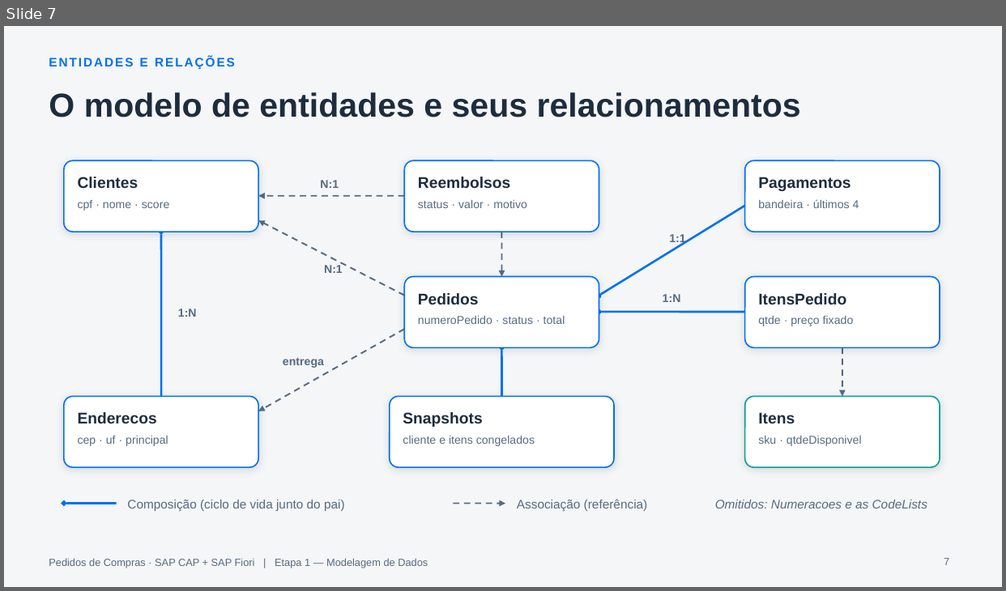
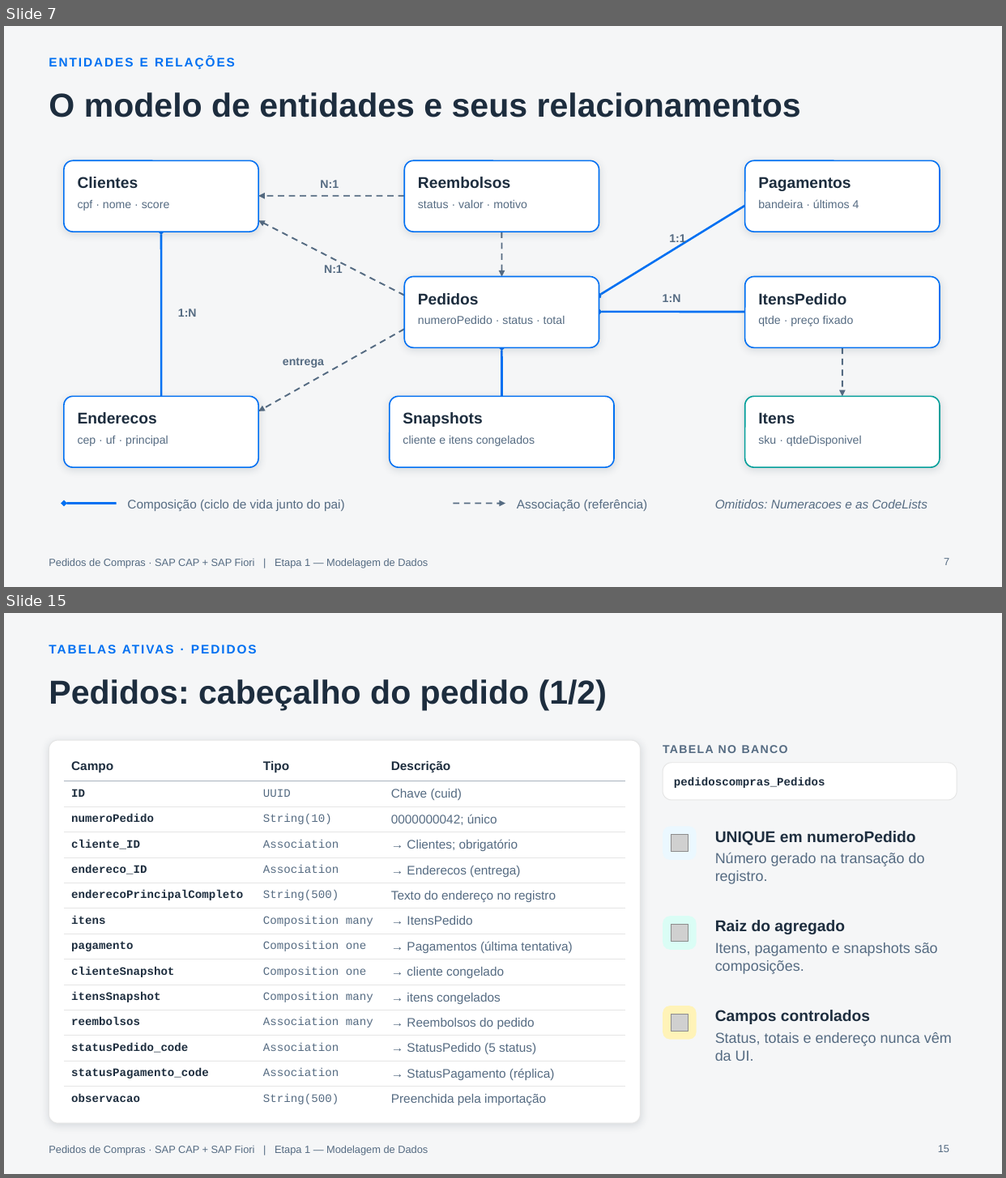
Before and after one commit to AdrianoBispo/sap-cap-nodejs-pedidos-de-compras-app, a slide deck: docs/apresentacoes/01-modelagem-de-dados.pptx. Shown one above the other, each under a label of ours: slide 7 before the commit, slides 7 and 15 after it; the slides between them are not shown. The pictures are 1006x591 and 1006x1178 pixels, drawn with LibreOffice and Linux fonts; fonts in the diff are those of the drawing; grey boxes stand for pictures. Boxes give left, top, right and bottom in pixels: in the first picture for what was removed or moved away, otherwise in the second. Text is boxed around its words. In the diff, an @@ line names an element or a change of style, - is before the commit and + after.

```diff
--- a/docs/apresentacoes/01-modelagem-de-dados.pptx
+++ b/docs/apresentacoes/01-modelagem-de-dados.pptx
@@ slide 15 added at box(4, 613, 1002, 1174), background #F5F6F7; not listed: 1 template element that a slide beside it also shows @@
@@ text added at box(49, 637, 798, 661), 12 pt, text #0070F2, bold @@
+TABELAS ATIVAS · PEDIDOS
@@ title added at box(49, 679, 607, 710), 32 pt, text #1D2D3E, bold @@
+Pedidos: cabeçalho do pedido (1/2)
@@ rounded rectangle added at box(49, 740, 641, 1123), fill #FFFFFF, outline #E5E5E5 0.75 pt @@
@@ table added at box(64, 752, 625, 1109), 14 rows, 3 columns @@
+Campo | Tipo | Descrição
+ID | UUID | Chave (cuid)
+numeroPedido | String(10) | 0000000042; único
+cliente_ID | Association | → Clientes; obrigatório
+endereco_ID | Association | → Enderecos (entrega)
+enderecoPrincipalCompleto | String(500) | Texto do endereço no registro
+itens | Composition many | → ItensPedido
+pagamento | Composition one | → Pagamentos (última tentativa)
+clienteSnapshot | Composition one | → cliente congelado
+itensSnapshot | Composition many | → itens congelados
+reembolsos | Association many | → Reembolsos do pedido
+statusPedido_code | Association | → StatusPedido (5 status)
+statusPagamento_code | Association | → StatusPagamento (réplica)
+observacao | String(500) | Preenchida pela importação
@@ text added at box(663, 745, 788, 753), 11 pt, text #556B82, bold @@
+TABELA NO BANCO
@@ rounded rectangle added at box(663, 763, 957, 800), fill #FFFFFF, outline #E5E5E5 0.75 pt @@
@@ text added at box(674, 777, 825, 788), 11 pt, text #1D2D3E, bold @@
+pedidoscompras_Pedidos
@@ rounded rectangle added at box(663, 826, 697, 860), fill #EBF8FF @@
@@ text added at box(715, 831, 916, 845), 15 pt, text #1D2D3E, bold @@
+UNIQUE em numeroPedido
@@ picture added at box(671, 835, 688, 852) @@
@@ text added at box(715, 853, 925, 884), 14 pt, text #556B82 @@
+Número gerado na transação do registro.
@@ rounded rectangle added at box(663, 916, 697, 950), fill #DAFDF5 @@
@@ picture added at box(671, 924, 688, 942) @@
@@ text added at box(715, 920, 845, 935), 15 pt, text #1D2D3E, bold @@
+Raiz do agregado
@@ text added at box(715, 943, 938, 974), 14 pt, text #556B82 @@
+Itens, pagamento e snapshots são composições.
@@ rounded rectangle added at box(663, 1006, 697, 1040), fill #FFF3B8 @@
@@ picture added at box(671, 1014, 688, 1032) @@
@@ text added at box(715, 1010, 870, 1024), 15 pt, text #1D2D3E, bold @@
+Campos controlados
@@ text added at box(715, 1033, 952, 1061), 14 pt, text #556B82 @@
+Status, totais e endereço nunca vêm da UI.
@@ page number added at box(938, 1145, 949, 1152), 10 pt, text #556B82 @@
+15
```
Also in this commit, not shown: 6 slides changed, 19 other slides added, 10 other files.
